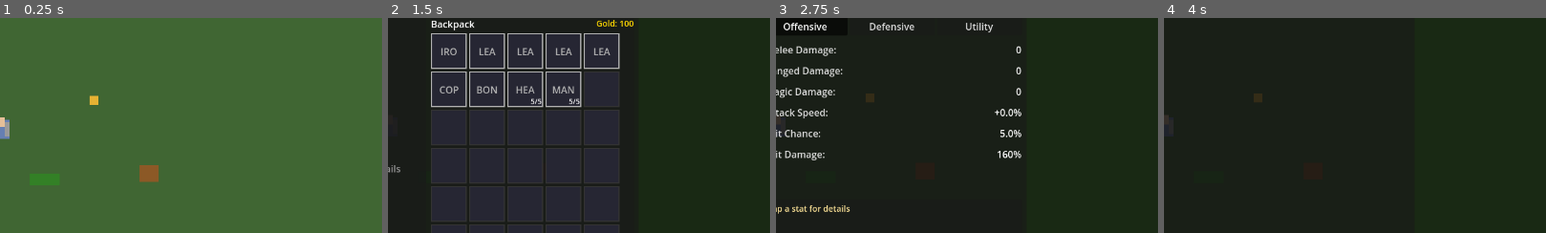
Above: before the commit, frames 1-4 (left to right).
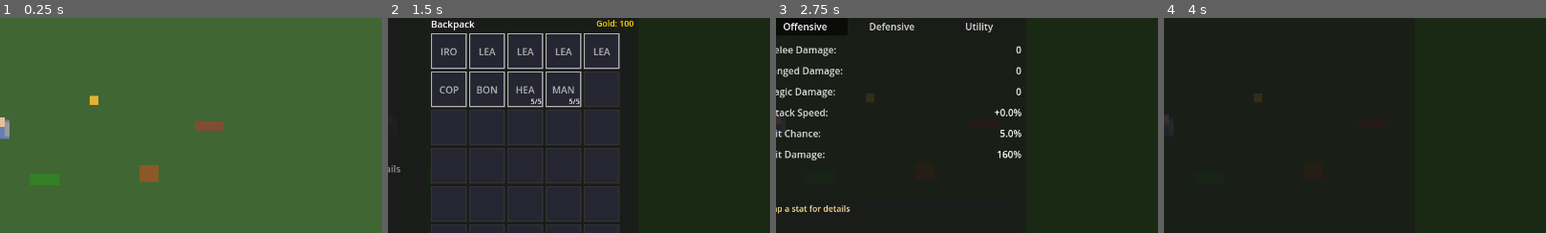
Above: after the commit, the same moments.

Repository: MatousHruska/MobileTestia
Game: Godot game, scene res://scenes/world/zone_meadow.tscn
The game is run twice, just before and just after one commit, with the same random seed, the same clock (stepped at 60 frames per second) and the same inputs. This scene is started directly instead of the project's main scene.
Inputs:
- Up to frame 1 (0.25 s): no input
- Up to frame 2 (1.5 s): click "☰" at 0.5 s; click "Inventory" at 1.25 s
- Up to frame 3 (2.75 s): click "Stats" at 2 s
- Up to frame 4 (4 s): click "Skills" at 2.75 s; click "Quests" at 3.5 s
The pictures show only the part of the screen within x 50-100%, y 25-75%; the shares and areas given below are measured in that part.

The runs differ from the first frame. In frame 1, 0.3% of the frame differs, in the area x 51-59%, y 48-53%; in frame 2, less than 0.1%; in frame 3, less than 0.1%; in frame 4, less than 0.1%.

Commit message:
Implement cross-zone lever system
- Add linked_door_id to Lever for cross-zone door control via persistence
- Update lever prompts to "Activate Lever" / "Deactivate Lever"
- Add lever_controlled option to UnlockableDoor (no key required)
- Update door persistence to use consistent state format
- Add Ancient Lever in Crypt that opens Secret Gate in Meadows
- Both lever and door state are persisted across zone changes

Diff:
--- a/scenes/world/zone_crypt.tscn
+++ b/scenes/world/zone_crypt.tscn
@@ -6,6 +6,7 @@
 [ext_resource type="Script" path="res://scripts/world/zone_base.gd" id="4_zone"]
 [ext_resource type="Script" path="res://scripts/world/zone_transition.gd" id="6_transition"]
 [ext_resource type="Script" path="res://scripts/interactable/chest_spawn_point.gd" id="7_chest_spawn"]
+[ext_resource type="Script" path="res://scripts/interactable/lever.gd" id="8_lever"]
 
 [sub_resource type="RectangleShape2D" id="RectangleShape2D_trans"]
 size = Vector2(80, 40)
@@ -60,6 +61,16 @@
 offset_bottom = -60.0
 color = Color(0.9, 0.6, 0.2, 1)
 
+[node name="Interactables" type="Node2D" parent="."]
+
+[node name="CryptLever" type="Node2D" parent="Interactables"]
+position = Vector2(90, -60)
+script = ExtResource("8_lever")
+lever_name = "Ancient Lever"
+persistence_id = "crypt_lever_meadows"
+one_shot = true
+linked_door_id = "meadows_lever_door"
+
 [node name="Enemies" type="Node2D" parent="."]
 
 [node name="ChestSpawns" type="Node2D" parent="."]
--- a/scenes/world/zone_meadow.tscn
+++ b/scenes/world/zone_meadow.tscn
@@ -6,6 +6,7 @@
 [ext_resource type="Script" uid="uid://vik7jjuuh4ix" path="res://scripts/world/zone_base.gd" id="4_zone"]
 [ext_resource type="Script" uid="uid://cayikglml6hs4" path="res://scripts/world/zone_transition.gd" id="6_transition"]
 [ext_resource type="Script" uid="uid://bxs48qilberw1" path="res://scripts/interactable/chest_spawn_point.gd" id="7_chest_spawn"]
+[ext_resource type="Script" path="res://scripts/interactable/unlockable_door.gd" id="8_door"]
 
 [sub_resource type="RectangleShape2D" id="RectangleShape2D_trans"]
 size = Vector2(80, 40)
@@ -44,6 +45,15 @@
 offset_right = 165.0
 offset_bottom = -35.0
 color = Color(0.9, 0.7, 0.2, 1)
+
+[node name="Interactables" type="Node2D" parent="."]
+
+[node name="SecretGateDoor" type="Node2D" parent="Interactables"]
+position = Vector2(350, 0)
+script = ExtResource("8_door")
+door_name = "Secret Gate"
+persistence_id = "meadows_lever_door"
+lever_controlled = true
 
 [node name="Enemies" type="Node2D" parent="."]
 
--- a/scripts/interactable/lever.gd
+++ b/scripts/interactable/lever.gd
@@ -17,7 +17,8 @@
 
 ## Linked objects (optional - can also use signals)
 @export_group("Linked Objects")
-@export var linked_door: NodePath = ""  ## Path to a door to toggle
+@export var linked_door: NodePath = ""  ## Path to a door in same scene
+@export var linked_door_id: String = ""  ## Persistence ID of door in ANY zone (cross-zone support)
 @export var linked_nodes: Array[NodePath] = []  ## Additional nodes to notify
 
 ## Visual settings
@@ -34,7 +35,7 @@
 	placeholder_size = Vector2(16, 24)  # Vertical lever shape
 	placeholder_color = off_color
 	interaction_radius = 35.0
-	interaction_prompt = "Pull"
+	interaction_prompt = "Activate Lever"
 
 
 func _on_ready() -> void:
@@ -55,12 +56,12 @@
 		placeholder_color = on_color
 		if _visual:
 			_visual.color = on_color
-		interaction_prompt = "Pull (ON)"
+		interaction_prompt = "Deactivate Lever"
 	else:
 		placeholder_color = off_color
 		if _visual:
 			_visual.color = off_color
-		interaction_prompt = "Pull (OFF)"
+		interaction_prompt = "Activate Lever"
 
 
 ## Override can_interact
@@ -72,7 +73,7 @@
 
 ## Override interaction prompt
 func get_interaction_prompt() -> String:
-	return "Pull"
+	return interaction_prompt
 
 
 ## Override interaction behavior
@@ -98,11 +99,20 @@
 	else:
 		lever_deactivated.emit()
 
-	# Notify linked door
+	# Notify linked door (same scene)
 	if not linked_door.is_empty():
 		var door := get_node_or_null(linked_door)
 		if door and door.has_method("toggle"):
 			door.toggle()
+
+	# Unlock door via persistence ID (cross-zone support)
+	if not linked_door_id.is_empty():
+		# Save door unlocked state to persistence
+		Persistence.save_state("doors", linked_door_id, {
+			"is_locked": not is_on,
+			"unlocked_by_lever": true
+		})
+		Debug.info("Lever", "Door '%s' %s via persistence" % [linked_door_id, "unlocked" if is_on else "locked"])
 
 	# Notify other linked nodes
 	for node_path in linked_nodes:
--- a/scripts/interactable/unlockable_door.gd
+++ b/scripts/interactable/unlockable_door.gd
@@ -11,9 +11,10 @@
 @export_group("Door")
 @export var door_name: String = "Door"
 @export var persistence_id: String = ""  ## Unique ID for saving state (leave empty to not persist)
-@export var required_key_id: String = ""  ## ID of key needed to unlock
+@export var required_key_id: String = ""  ## ID of key needed to unlock (leave empty for lever-only doors)
 @export var required_key_name: String = "Key"  ## Display name for "X needed" message
 @export var starts_locked: bool = true
+@export var lever_controlled: bool = false  ## If true, can only be opened by a lever (no key interaction)
 
 ## Visual settings
 @export_group("Visuals")
@@ -40,7 +41,9 @@
 func _on_ready() -> void:
 	# Load persisted state or use default
 	if not persistence_id.is_empty() and Persistence.has_state("doors", persistence_id):
-		is_locked = not Persistence.is_door_unlocked(persistence_id)
+		var state := Persistence.load_state("doors", persistence_id)
+		is_locked = state.get("is_locked", starts_locked)
+		Debug.log("Door", "%s loaded state: %s" % [door_name, "locked" if is_locked else "unlocked"])
 	else:
 		is_locked = starts_locked
 
@@ -100,13 +103,17 @@
 		interaction_prompt = ""  # No interaction when unlocked
 
 
-## Override can_interact - only when locked
+## Override can_interact - only when locked and not lever-controlled
 func can_interact() -> bool:
+	if lever_controlled:
+		return false  # Lever-controlled doors can't be interacted with directly
 	return is_interactable and is_player_in_range and is_locked and not is_interacting
 
 
 ## Override interaction prompt
 func get_interaction_prompt() -> String:
+	if lever_controlled:
+		return ""  # No prompt for lever-controlled doors
 	if is_locked:
 		return "Unlock (%s)" % door_name
 	return ""
@@ -194,7 +201,9 @@
 ## Save state to persistence
 func _save_state() -> void:
 	if not persistence_id.is_empty():
-		Persistence.save_door_state(persistence_id, is_locked)
+		Persistence.save_state("doors", persistence_id, {
+			"is_locked": is_locked
+		})
 
 
 ## Toggle lock state
Not shown: 1 places in scenes/world/zone_crypt.tscn that only renumber resources
Not shown: 1 places in scenes/world/zone_meadow.tscn that only renumber resources
